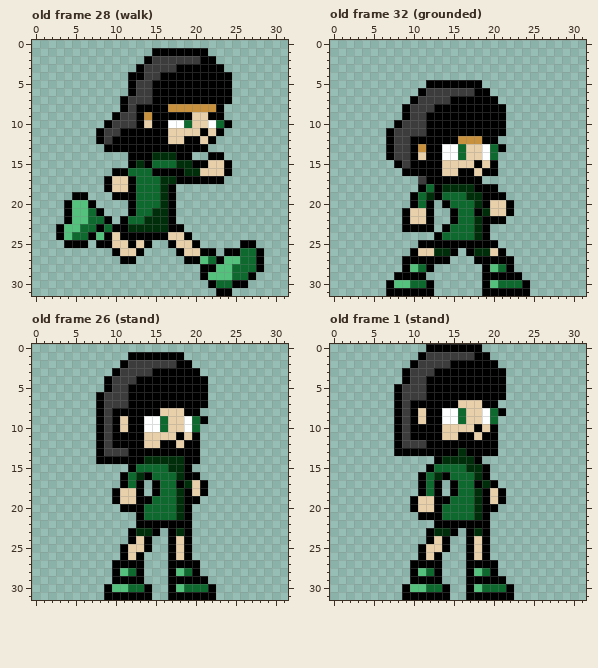
Pixel-art file, stored at public/game/entities/lulu.aseprite. The picture above was drawn from the file before the commit.
32x32 pixels, 32 frames. Shown: old frame 28 (walk), old frame 32 (grounded), old frame 26 (stand), old frame 1 (stand). The commit also changed other frames, which this record leaves out.
New version:
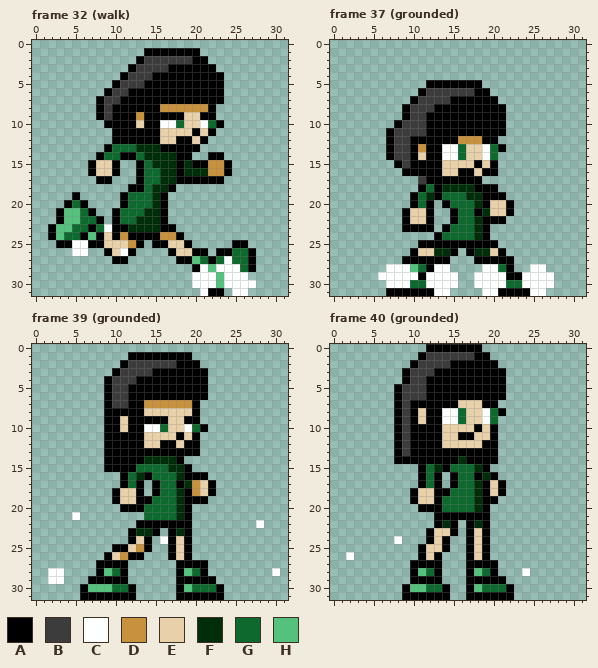
Palette (. is transparent): A #000000  B #3c3c3c  C #feffff  D #c8913e  E #e8d0aa  F #002e0a  G #0e692e  H #54c17d
A new or re-ordered frame is compared with the old frame closest to it.
The exact change:
frames 32 -> 44
layer "calque 1" added
Frame 32 (walk) is new; against old frame 28 (walk), layers "calque 1", "lulu":
y 1: x 14 . -> A; x 21 A -> .
y 2: x 13..14 .A -> AB; x 20 B -> A; x 22 A -> .
y 3: x 12..13 .A -> AB; x 17 B -> A; x 23 A -> .
y 4: x 11..13 .AA -> ABB; x 15 B -> A; x 24 A -> .
y 5: x 10..12 ..A -> ABB; x 14 B -> A; x 24 A -> .
y 6: x 9..11 ... -> ABB; x 13..14 BB -> AA; x 24 A -> .
y 7: x 8..10 ... -> ABB; x 12..14 BBB -> AAA; x 24 A -> .
y 8: x 8..10 ... -> ABA; x 12 B -> A; x 16 A -> D; x 22..23 DA -> A.
y 9: x 8..9 .. -> AB; x 11..14 BBAD -> AADA; x 19 A -> E; x 21 E -> A; x 23 A -> .
y 10: x 10..14 BBBAE -> AAAEA; x 16 A -> C; x 18..19 CG -> GE; x 21..24 ECGA -> CGA.
y 11: x 8..10 ABB -> ..A; x 16 A -> E; x 20..23 EAEA -> AEA.
y 12: x 8..9 AB -> ..; x 16 A -> E; x 18 E -> A; x 20..22 AEA -> EA.
y 13: x 10..15 AAAAAA -> GGGFFF; x 21 A -> .
y 14: x 8..11 .... -> AGGA; x 13..14 AA -> GF
y 15: x 7..10 .... -> AEEA; x 12..18 AFAGGGF -> .AGFFFA; x 22..23 EE -> DD
y 16: x 7..9 ... -> AEE; x 11..13 AGG -> ..A; x 15..17 AAA -> GFF; x 21..23 EEE -> FDD
y 17: x 8 . -> A; x 10..13 EEAG -> ...A
y 18: x 9..11 AEE -> ...; x 13 G -> A; x 15 G -> F
y 19: x 6 A -> .; x 10 A -> .; x 12 A -> G; x 15..17 GFA -> FA.
y 20: x 5..7 HHA -> GA.; x 11..12 .A -> AG; x 15..17 GFA -> FA.
y 21: x 3..4 .A -> AH; x 6..8 HGA -> GA.; x 10..12 ..A -> AGG; x 14 G -> F; x 16..17 FA -> A.
y 22: x 3..4 .A -> AH; x 6 H -> G; x 8..11 GA.A -> A.AG; x 13 G -> F; x 16..17 FA -> A.
y 23: x 2..3 .A -> AH; x 5 H -> G; x 7..9 GAG -> AGC; x 16 F -> A; x 18 A -> .
y 24: x 2..4 .AH -> AHG; x 6..11 GAHAEA -> AHAEAD; x 16..19 AEEA -> DDA.
y 25: x 3 . -> A; x 5..7 AA. -> CCA; x 9 A -> E; x 12..17 AEA..A -> DA.AAE; x 19..20 EA -> A.; x 25 . -> A; x 27 A -> .
y 26: x 5..6 .. -> CC; x 9..13 .AEEA -> AECA.; x 17..18 .A -> AE; x 20 E -> A; x 22..23 A. -> .A; x 25 A -> G; x 27..28 GA -> A.
y 27: x 10 . -> A; x 12 A -> .; x 18 . -> A; x 20..25 AHGAHH -> HGAGCG; x 27..28 GA -> A.
y 28: x 20..25 .AAHHG -> ACHCCC; x 27..28 GA -> A.
y 29: x 20..22 .AH -> CCC; x 24..27 HGGA -> CCC.
y 30: x 20..27 ..AGGAA. -> CCCHCCCC
y 31: x 21..22 .. -> CA; x 24..26 A.. -> .CC
Frame 37 (grounded) against old frame 32 (grounded), layer "calque 1":
y 28: x 7..9 ..A -> CCC; x 13..14 .. -> CC; x 19..20 AH -> CC; x 25..26 .. -> CC
y 29: x 6..10 ..AAA -> CCCCC; x 12..15 .... -> CCCC; x 18..21 .AAA -> CCCC; x 24..27 .... -> CCCC
y 30: x 7..9 AHH -> CCC; x 12..15 A... -> CCCC; x 18..21 .AHG -> CCCC; x 24..27 A... -> CCCC
y 31: x 13..14 .. -> CC; x 19..20 AA -> CC; x 25..26 .. -> CC
Frame 39 (grounded) is new; against old frame 26 (stand), layers "calque 1", "lulu":
y 1: x 19 . -> A
y 2: x 20 . -> A
y 3: x 21 . -> A
y 6: x 8..9 AB -> .A
y 7: x 8..9 AB -> .A; x 14..19 AAAAAA -> DDDDDD; x 21 A -> .
y 8: x 8..9 AB -> .A; x 14..15 AA -> EE; x 19 A -> E
y 9: x 8..9 AB -> .A; x 14..16 CCG -> AAA; x 19..21 CGA -> AA.
y 10: x 8..9 AB -> .A; x 21 . -> A
y 11..12: x 8..9 AB -> .A
y 13: x 8..11 ABBB -> .AAA
y 14: x 8 A -> .; x 18..20 FAA -> A..
y 15: x 9..11 ... -> AAA
y 16: x 21 . -> A
y 17..18: x 20..22 EA. -> DEA
y 19: x 21 . -> A
y 21: x 5 . -> C; x 13 A -> .
y 22: x 28 . -> C
y 24: x 16 . -> C
y 25: x 10 . -> A; x 13 E -> D
y 26: x 9..12 ..AE -> AEDA
y 27: x 8..9 .. -> AA; x 12..13 AA -> ..; x 17 A -> .; x 21 . -> A
y 28: x 2..3 .. -> CC; x 8..13 ..AHGA -> AHGA..; x 17..21 AHGA. -> .AHGA; x 30 . -> C
y 29: x 2..3 .. -> CC; x 7..9 ... -> AAA; x 12..13 AA -> ..; x 17 A -> .; x 22 . -> A
y 30: x 6..14 ...AHHGGA -> AHHHGGA..; x 17..19 AHG -> .AH; x 22..23 A. -> GA
y 31: x 6..8 ... -> AAA; x 13..14 AA -> ..; x 17 A -> .; x 23 . -> A
Frame 40 (grounded) is new; against old frame 1 (stand), layers "calque 1", "lulu":
y 11: x 19 A -> E
y 12: x 10..11 BB -> AA; x 14..18 AAAAA -> EEEEE
y 13: x 9 A -> B; x 16 F -> A
y 14: x 8..12 ..... -> AAAAA; x 14..15 FF -> AA; x 17 F -> A; x 19..20 .. -> AA
y 15: x 11..14 .AGG -> AGFA; x 17 F -> G
y 16: x 13..15 FAG -> A.A; x 18..20 FA. -> AFA
y 17: x 18..21 AFA. -> FAEA
y 18: x 10..12 .AG -> AEE; x 14..15 .A -> AG
y 19: x 14 A -> G; x 20..21 EA -> A.
y 20: x 10..12 AEE -> .AA; x 20 A -> .
y 21: x 11..12 AA -> ..; x 14..18 GGGGF -> AAAAA
y 22: x 14 A -> F; x 16 A -> .; x 18 A -> F
y 23: x 13..14 FF -> EE; x 18 F -> E
y 24: x 8 . -> C
y 26: x 2 . -> C
y 28: x 24 . -> C
